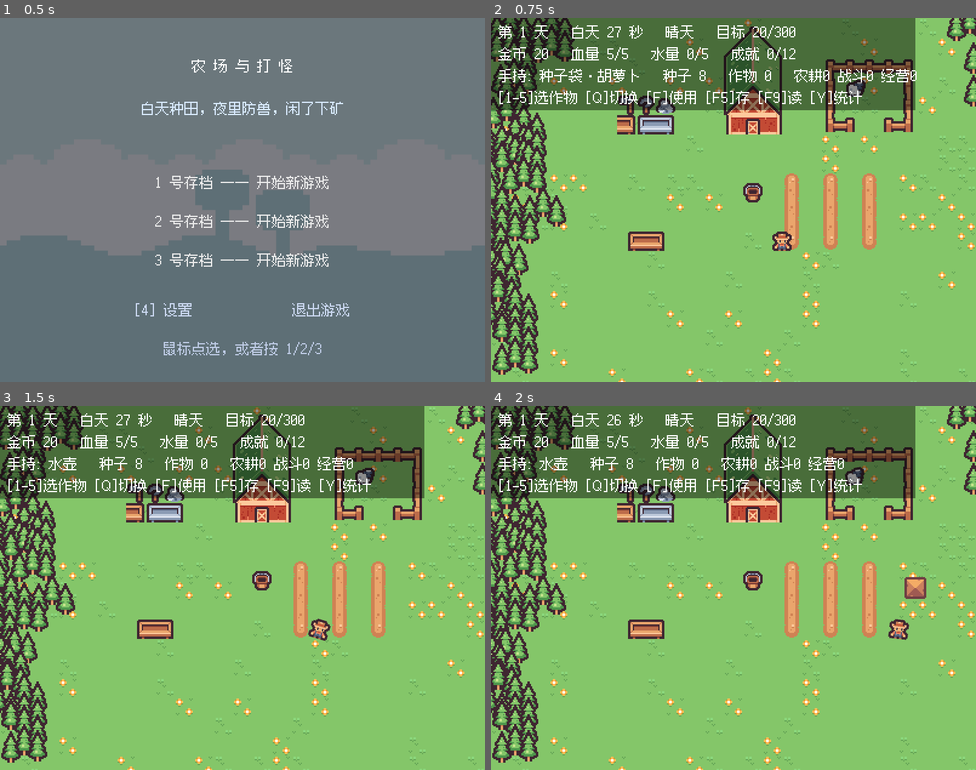
Above: before the commit, frames 1-4 (two rows, left to right).
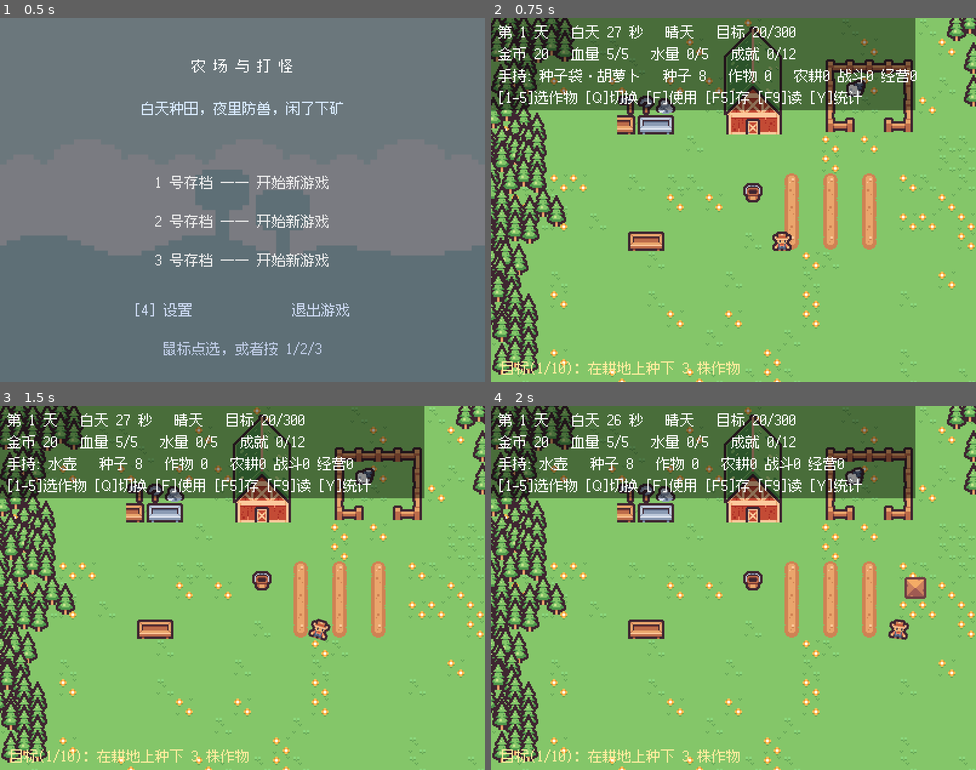
Above: after the commit, the same moments.

Repository: 01821/farm-fight-game
Game: Godot game, scene res://Scenes/Title/title.tscn
Two runs of this game, one before a commit and one after it. Both use one fixed random seed, a clock stepped at 60 frames per second and the inputs below. Sound files missing from this copy of the repository are replaced by a short silence.
Inputs (mouse positions are in pixels of both pictures, inside the frame that each line leads up to):
- Up to frame 1 (0.5 s): no input
- Up to frame 2 (0.75 s): click "1 号存档 —— 开始新游戏" at 0.5 s
- Up to frame 3 (1.5 s): tap Enter at 1.25 s; move the mouse to (349, 569) at 1.27 s; hold D (right) from 1.28 s (still down); hold Q (cycle_item) from 1.28 s (still down); click (349, 569) at 1.42 s
- Up to frame 4 (2 s): keep holding D (right); keep holding Q (cycle_item); tap Space (jump) at 1.52 s

Frame 1 is identical in both runs. In frame 2, 0.5% of the frame differs, in the area x 2-52%, y 94-98%; in frame 3, 0.5%; in frame 4, 0.5%.
Error in both runs: Invalid access to property or key 'navigation_polygon' on a base object of type 'null instance'. (res://Scripts/State/animal/move.gd:12)

Commit message:
feat(guide): 目标引导链 —— 一环接一环（五项里第 A 项）

Diff:
--- a/Scenes/base_level.tscn
+++ b/Scenes/base_level.tscn
@@ -1061,12 +1061,24 @@
 [node name="Toast" type="Label" parent="HUD"]
 visible = false
 offset_left = 90.0
-offset_top = 266.0
+offset_top = 240.0
 offset_right = 310.0
-offset_bottom = 294.0
+offset_bottom = 268.0
 theme_override_font_sizes/font_size = 12
 horizontal_alignment = 1
 vertical_alignment = 1
+
+; 当前目标：常驻显示，一环接一环的那一环。
+; 放在**底部**而不是顶部 —— 顶部四条已经是"状态"了，目标单独一条放底下，
+; 玩家一眼能分清"我现在怎么样"和"我该干什么"。
+[node name="GoalLabel" type="Label" parent="HUD"]
+offset_left = 8.0
+offset_top = 280.0
+offset_right = 392.0
+offset_bottom = 298.0
+theme_override_colors/font_color = Color(1, 0.93, 0.62, 1)
+theme_override_font_sizes/font_size = 12
+text = "目标：—"
 
 ; 统计面板（Y 键开关）。整块预建，脚本只切可见性和文本。
 [node name="StatBackdrop" type="ColorRect" parent="HUD"]
--- a/Scripts/Characters/player.gd
+++ b/Scripts/Characters/player.gd
@@ -49,6 +49,10 @@
 var total_processed: int = 0
 ## 生涯累计赚到的钱（**只增不减**，统计面板用；money 会因为买东西变少）
 var total_earned: int = 0
+## 累计种下几株（目标引导链要用）
+var total_planted: int = 0
+## 累计浇过几次水
+var total_watered: int = 0
 
 ## 当前重叠的水源数量（站在水源旁自动补水）
 var _water_source_count: int = 0
@@ -211,6 +215,14 @@
 func register_kill() -> void:
 	total_kills += 1
 
+## 种下一株（目标引导链用）
+func register_plant() -> void:
+	total_planted += 1
+
+## 浇了一次水
+func register_water() -> void:
+	total_watered += 1
+
 ## 进账（卖作物、击杀赏金等）。目标判定由 FarmController 每帧读 money，这里不用通知谁。
 func earn(amount: int) -> void:
 	var got: int = maxi(0, amount)
@@ -282,6 +294,7 @@
 		"animal_goods": animal_goods, "total_goods": total_goods,
 		"processed_value": processed_value, "total_processed": total_processed,
 		"total_earned": total_earned,
+		"total_planted": total_planted, "total_watered": total_watered,
 		"pos_x": global_position.x, "pos_y": global_position.y,
 	}
 
@@ -298,6 +311,8 @@
 	processed_value = maxi(0, int(d.get("processed_value", 0)))
 	total_processed = maxi(0, int(d.get("total_processed", 0)))
 	total_earned = maxi(0, int(d.get("total_earned", 0)))
+	total_planted = maxi(0, int(d.get("total_planted", 0)))
+	total_watered = maxi(0, int(d.get("total_watered", 0)))
 	_read_counts(d.get("seeds", null), seeds)
 	_read_counts(d.get("harvested", null), harvested)
 	global_position = Vector2(
--- /dev/null
+++ b/Scripts/Global/Guide.gd
@@ -0,0 +1,145 @@
+extends Node
+
+## 目标引导链（自动加载单例，全局名字 Guide）——「一环接一环」。
+##
+## 玩家应该**永远知道下一步干嘛**。这一串目标按顺序推进：
+## 每完成一个就弹一条提示，HUD 上常驻显示当前那一条，做完了自动换下一条。
+##
+## 两个刻意的设计决定：
+##   1. **条件全部从已有状态推导**（生涯计数 / 矿洞累计 / 升级等级），
+##      和成就系统一个路子 —— 不额外维护一套"任务进度"。
+##   2. **链子刻意把农场和矿洞串起来**。之前两条线是各玩各的：
+##      农场赚钱买种子、矿洞赚钱也只能买种子，两边都不产出"让另一边变强的东西"。
+##      这条链子至少让玩家知道"哦，原来下矿是这个用处"。
+
+signal step_done(id: String, text: String, next_text: String)
+
+const LIST: Array[Dictionary] = [
+	{"id": "plant_3", "text": "在耕地上种下 3 株作物", "hint": "手持种子袋，站在褐色耕地上按 F"},
+	{"id": "water_1", "text": "给作物浇一次水", "hint": "先到水缸边按 F 装满水壶，再对着作物按 F"},
+	{"id": "harvest_1", "text": "收获第一个成熟作物", "hint": "拿着收获篮，对着成熟的作物按 F"},
+	{"id": "sell_1", "text": "去商店把收获卖掉", "hint": "拿着收获篮站进商店按 F"},
+	{"id": "goal_300", "text": "攒够 300 金", "hint": "多种多卖，顺便防一下夜里的害兽"},
+	{"id": "mine_1", "text": "从右边的矿洞口下一趟矿", "hint": "走到洞口按 F。火把烧完会自动带你回来"},
+	{"id": "boss_1", "text": "在矿洞深处拆掉关底", "hint": "先下到第 3 层，深处那台机械就是要拆的"},
+	{"id": "goods_1", "text": "收一次动物产的蛋", "hint": "每天早上动物会在脚边下一个"},
+	{"id": "process_1", "text": "把作物拿到加工坊做成成品", "hint": "加工坊在地图左上，按 F 价值翻倍"},
+	{"id": "upgrade_1", "text": "买第一个土地升级", "hint": "把道具切到「工具箱」，站在商店按 F"},
+]
+
+var done: Dictionary = {}
+var _toast_time: float = 0.0
+var _toast_text: String = ""
+
+## ⚠️ Guide 是**自动加载单例**，它挂在 /root 下面。
+##    所以不能用 `../level/Player` 这种相对路径 —— 那是给 base_level 里的节点用的。
+##    （成就系统用相对路径是对的，因为它本身就是 base_level 的一个节点。）
+##    这里按分组查，并且在 Player 还没就绪时允许之后再补查。
+var player: Player
+var controller: FarmController
+
+func _try_resolve() -> bool:
+	if player != null and is_instance_valid(player) \
+			and controller != null and is_instance_valid(controller):
+		return true
+	player = get_tree().get_first_node_in_group("player") as Player
+	controller = get_tree().get_first_node_in_group("farm_controller") as FarmController
+	return player != null and controller != null
+
+func total() -> int:
+	return LIST.size()
+
+func count_done() -> int:
+	return done.size()
+
+func has(id: String) -> bool:
+	return done.has(id)
+
+## 当前该做的那一条；全做完了返回空字典
+func current() -> Dictionary:
+	for e in LIST:
+		if not done.has(String(e.get("id", ""))):
+			return e
+	return {}
+
+func current_text() -> String:
+	var e := current()
+	if e.is_empty():
+		return "全部完成！"
+	return String(e.get("text", ""))
+
+func current_hint() -> String:
+	var e := current()
+	if e.is_empty():
+		return ""
+	return String(e.get("hint", ""))
+
+## 已经完成了所有目标
+func is_all_done() -> bool:
+	return current().is_empty()
+
+func toast_visible() -> bool:
+	return _toast_time > 0.0
+
+func toast_text() -> String:
+	return _toast_text
+
+func _process(delta: float) -> void:
+	if _toast_time > 0.0:
+		_toast_time = maxf(0.0, _toast_time - delta)
+	if not _try_resolve():
+		return
+	# 一次只推进一步 —— 一帧里跳好几步的话玩家会看不懂发生了什么
+	var e := current()
+	if e.is_empty():
+		return
+	var id: String = String(e.get("id", ""))
+	if _condition_met(id):
+		_complete(e)
+
+## id -> 是否达成。全部从已有状态推导，不额外记数。
+func _condition_met(id: String) -> bool:
+	match id:
+		"plant_3":
+			return player.total_planted >= 3
+		"water_1":
+			return player.total_watered >= 1
+		"harvest_1":
+			return player.total_harvested >= 1
+		"sell_1":
+			return player.total_earned >= 1
+		"goal_300":
+			return controller.goal_reached
+		"mine_1":
+			return MineRun.total_runs >= 1
+		"boss_1":
+			return MineRun.total_boss >= 1
+		"goods_1":
+			return player.total_goods >= 1
+		"process_1":
+			return player.total_processed >= 1
+		"upgrade_1":
+			return Upgrades.has_any()
+	return false
+
+func _complete(e: Dictionary) -> void:
+	var id: String = String(e.get("id", ""))
+	var text: String = String(e.get("text", id))
+	done[id] = true
+	var nxt: String = current_text()
+	_toast_text = "✓ %s  →  下一个：%s" % [text, nxt]
+	_toast_time = 3.5
+	print("[目标] 完成：", text, "（", count_done(), "/", total(), "）→ 下一个：", nxt)
+	Sfx.play("goal")
+	step_done.emit(id, text, nxt)
+
+# --- 存档 ---
+
+func to_save_data() -> Dictionary:
+	return {"done": done.keys()}
+
+func apply_save_data(d: Dictionary) -> void:
+	# 存档是权威：先清空再读，缺字段就退回"一个都没做"
+	done.clear()
+	for id in d.get("done", []):
+		done[String(id)] = true
--- a/Scripts/Global/SaveSystem.gd
+++ b/Scripts/Global/SaveSystem.gd
@@ -145,6 +145,7 @@
 		"progression": Progression.to_save_data(),
 		"mine": MineRun.to_save_data(),
 		"upgrades": Upgrades.to_save_data(),
+		"guide": Guide.to_save_data(),
 	}
 	var f := FileAccess.open(save_path, FileAccess.WRITE)
 	if f == null:
@@ -184,6 +185,7 @@
 		achievements.apply_save_data(data.get("achievements", {}))
 	MineRun.apply_save_data(data.get("mine", {}))
 	Upgrades.apply_save_data(data.get("upgrades", {}))
+	Guide.apply_save_data(data.get("guide", {}))
 	print("[存档] 已读取（第 ", cycle.day, " 天，", player.money, " 金）")
 	return true
 
--- a/Scripts/Interaction/farm_controller.gd
+++ b/Scripts/Interaction/farm_controller.gd
@@ -17,6 +17,9 @@
 @onready var mill: Mill = get_node_or_null("../level/Static/Mill") as Mill
 
 var goal_reached: bool = false
+
+func _ready() -> void:
+	add_to_group("farm_controller")
 
 func current_day() -> int:
 	return cycle.day if cycle != null else 1
--- a/Scripts/TileMap/land.gd
+++ b/Scripts/TileMap/land.gd
@@ -73,6 +73,7 @@
 	var type_id: int = player.seed_type
 	player.take_seed()
 	spawn_plant(tile_pos, type_id)
+	player.register_plant()
 	Sfx.play("plant")
 	print("[农场] 种下 ", CropData.name_of(type_id), "，还剩 ", player.seed_count(type_id), " 粒")
 	return true
@@ -126,7 +127,11 @@
 	var p: BasePlant = plants.get(tile_pos)
 	if p == null or not is_instance_valid(p):
 		return false
-	return p.water()
+	var ok: bool = p.water()
+	# 浇上了就记一笔（干旱天第一遍也算"浇过了"，它确实是一次浇水动作）
+	if ok:
+		player.register_water()
+	return ok
 
 func try_harvest_at(tile_pos: Vector2i) -> bool:
 	var plant: BasePlant = plants.get(tile_pos)
--- a/Scripts/UI/hud.gd
+++ b/Scripts/UI/hud.gd
@@ -19,6 +19,7 @@
 @onready var stat_backdrop: ColorRect = $StatBackdrop
 @onready var stat_title: Label = $StatTitle
 @onready var stat_body: Label = $StatBody
+@onready var goal_label: Label = $GoalLabel
 @onready var perk_backdrop: ColorRect = $PerkBackdrop
 @onready var perk_title: Label = $PerkTitle
 @onready var perk_option1: Label = $PerkOption1
@@ -74,6 +75,22 @@
 func stats_text() -> String:
 	return stat_body.text
 
+## 当前目标。**常驻显示**，做完了自动换下一条 —— 这就是"一环接一环"。
+func _update_goal() -> void:
+	if Guide.is_all_done():
+		goal_label.text = "目标：全部完成！(%d/%d)" % [Guide.count_done(), Guide.total()]
+		goal_label.add_theme_color_override("font_color", Color(0.7, 1, 0.75))
+		return
+	var hint: String = Guide.current_hint()
+	goal_label.text = "目标(%d/%d)：%s" % [Guide.count_done() + 1, Guide.total(), Guide.current_text()]
+	goal_label.add_theme_color_override("font_color", Color(1, 0.93, 0.62))
+	if hint != "":
+		goal_label.tooltip_text = hint
+
+## 目标文本（测试直接读）
+func goal_text() -> String:
+	return goal_label.text
+
 func _process(_delta: float) -> void:
 	# 所有浮层节点都是预建的，这里只切可见性和文本
 	var won: bool = controller.goal_reached
@@ -88,6 +105,7 @@
 
 	_update_perk_panel()
 	_update_stats_panel()
+	_update_goal()
 
 	var phase := "%s %d 秒" % [cycle.phase_name(), ceili(cycle.phase_time_left())]
 	var sky: String = weather.sky_name() if weather != null else "晴天"
--- a/Tests/test_animal.gd
+++ b/Tests/test_animal.gd
@@ -448,5 +448,134 @@
 	_player.apply_save_data(ed)
 	_check("读档读回累计收入", _player.total_earned == 4321)
 
+	print("--- 目标引导链（一环接一环）---")
+	# 从零开始，别被前面的状态干扰
+	Guide.apply_save_data({})
+	Guide.player = null
+	Guide.controller = null
+	_player.total_planted = 0
+	_player.total_watered = 0
+	_player.total_harvested = 0
+	_player.total_earned = 0
+	_player.total_goods = 0
+	_player.total_processed = 0
+	MineRun.total_runs = 0
+	MineRun.total_boss = 0
+	Upgrades.levels = [0, 0, 0]
+	_ctl.goal_reached = false
+	await _step(3)
+
+	_check("引导链有 10 环", Guide.total() == 10)
+	_check("一开始一环都没完成", Guide.count_done() == 0)
+	_check("没全部完成", not Guide.is_all_done())
+	print("  INFO 当前目标：", Guide.current_text())
+	print("  INFO 提示：", Guide.current_hint())
+	_check("第一个目标是种 3 株作物", "种" in Guide.current_text())
+	_check("每一条都带提示（玩家不会卡住）", Guide.current_hint() != "")
+	_check("★ 自动加载单例也能找到玩家（不是靠相对路径）", Guide._try_resolve())
+
+	print("--- HUD 常驻显示当前目标 ---")
+	var hud2 := _level.get_node("HUD")
+	await _step(3)
+	print("  INFO ", hud2.goal_text())
+	_check("HUD 上显示目标", "目标" in hud2.goal_text())
+	_check("HUD 上写了进度 1/10", "1/10" in hud2.goal_text())
+
+	print("--- 一环接一环：按顺序推进 ---")
+	# 只把第 1 条做够，第 2 条不该跳过去
+	_player.total_planted = 2
+	await _step(3)
+	_check("差一点就不算完成", Guide.count_done() == 0)
+	_player.total_planted = 3
+	await _step(3)
+	print("  INFO 种够 3 株之后：完成 ", Guide.count_done(), " 环，当前 ", Guide.current_text())
+	_check("做够了就完成第 1 环", Guide.has("plant_3"))
+	# ⚠️ 别断言 "浇水" —— 文案是"给作物**浇一次**水"，中间夹了字，
+	#    连续的"浇水"根本不存在。断言子串时要盯着真实文案。（踩过）
+	_check("自动换到第 2 环", "浇" in Guide.current_text())
+	_check("弹了提示", Guide.toast_visible())
+	print("  INFO 提示文字：", Guide.toast_text())
+	_check("提示里有『下一个』", "下一个" in Guide.toast_text())
+
+	# 第 2 环没做完，第 3 环的达成条件满足了也不该跳
+	_player.total_harvested = 99
+	await _step(3)
+	_check("★ 上一环没做完，后面的不会跳着完成", not Guide.has("harvest_1"))
+	_check("仍然卡在第 2 环", "浇" in Guide.current_text())
+
+	_player.total_watered = 1
+	await _step(3)
+	_check("浇了水就过第 2 环", Guide.has("water_1"))
+	_check("并且立刻推进到第 3 环", "收获" in Guide.current_text())
+	await _step(3)
+	_check("第 3 环的收获条件已经满足了，这一帧补上", Guide.has("harvest_1"))
+
+	print("--- 链子把农场和矿洞串起来了 ---")
+	var ids: Array[String] = []
+	for e in Guide.LIST:
+		ids.append(String(e.get("id", "")))
+	print("  INFO 整条链：", " → ".join(ids))
+	_check("链子里有农场的事", ids.has("plant_3") and ids.has("sell_1"))
+	_check("链子里有矿洞的事", ids.has("mine_1") and ids.has("boss_1"))
+	_check("链子里有畜产", ids.has("goods_1"))
+	_check("链子里有加工", ids.has("process_1"))
+	_check("链子里有升级", ids.has("upgrade_1"))
+
+	print("--- 把整条链走完 ---")
+	_player.total_planted = 3
+	_player.total_watered = 1
+	_player.total_harvested = 1
+	_player.total_earned = 1
+	_ctl.goal_reached = true
+	MineRun.total_runs = 1
+	MineRun.total_boss = 1
+	_player.total_goods = 1
+	_player.total_processed = 1
+	Upgrades.levels = [1, 0, 0]
+	# 一次只推进一环，所以要多等几帧
+	await _step(60)
+	print("  INFO 走完之后：", Guide.count_done(), "/", Guide.total(), "，全部完成=", Guide.is_all_done())
+	_check("整条链都走完了", Guide.is_all_done())
+	_check("完成数等于总数", Guide.count_done() == Guide.total())
+	_check("全部完成时给出交代", Guide.current_text() == "全部完成！")
+	await _step(3)
+	print("  INFO ", hud2.goal_text())
+	_check("HUD 上显示全部完成", "全部完成" in hud2.goal_text())
+
+	print("--- 引导进度要能存档 ---")
+	var gd: Dictionary = Guide.to_save_data()
+	_check("存档里记了完成的环", (gd.get("done", []) as Array).size() == 10)
+	Guide.apply_save_data({})
+	_check("读空存档退回一环都没做", Guide.count_done() == 0)
+	Guide.apply_save_data(gd)
+	_check("读回来还是 10 环", Guide.count_done() == 10)
+	# 收尾：清干净，别影响别的节
+	Guide.apply_save_data({})
+
+	print("--- 种 / 浇 的生涯计数真的会加 ---")
+	_player.total_planted = 0
+	_player.total_watered = 0
+	_land.clear_all_plants()
+	await _step(2)
+	var tiles4 := _farm_tiles()
+	_move_to_tile(tiles4[0])
+	# 直接调农田那一层：这一节要验的是"种一株会不会让计数 +1"，
+	# 而不是控制器怎么按道具路由（那条路别的地方已经覆盖了）。
+	_player.active_item = Player.Item.SEED
+	_player.seed_type = 0
+	_player.seeds[0] = 5
+	var planted_ok: bool = _land.try_plant_at(tiles4[0])
+	await _step(3)
+	print("  INFO try_plant_at = ", planted_ok, "，total_planted = ", _player.total_planted)
+	_check("种下去了", planted_ok)
+	_check("种一株就 +1", _player.total_planted == 1)
+	_player.water_left = 10
+	var watered_ok: bool = _land.water_plant_at(tiles4[0])
+	await _step(3)
+	print("  INFO water_plant_at = ", watered_ok, "，total_watered = ", _player.total_watered)
+	_check("浇上了", watered_ok)
+	_check("浇一次就 +1", _player.total_watered == 1)
+	_land.clear_all_plants()
+
 	print("RESULT fail=", _fail)
 	get_tree().quit()
--- a/project.godot
+++ b/project.godot
@@ -22,6 +22,7 @@
 Progression="*res://Scripts/Global/Progression.gd"
 MineRun="*res://Scripts/Global/MineRun.gd"
 Upgrades="*res://Scripts/Global/Upgrades.gd"
+Guide="*res://Scripts/Global/Guide.gd"
 
 [display]
 
Not shown, added: Scripts/Global/Guide.gd.uid
